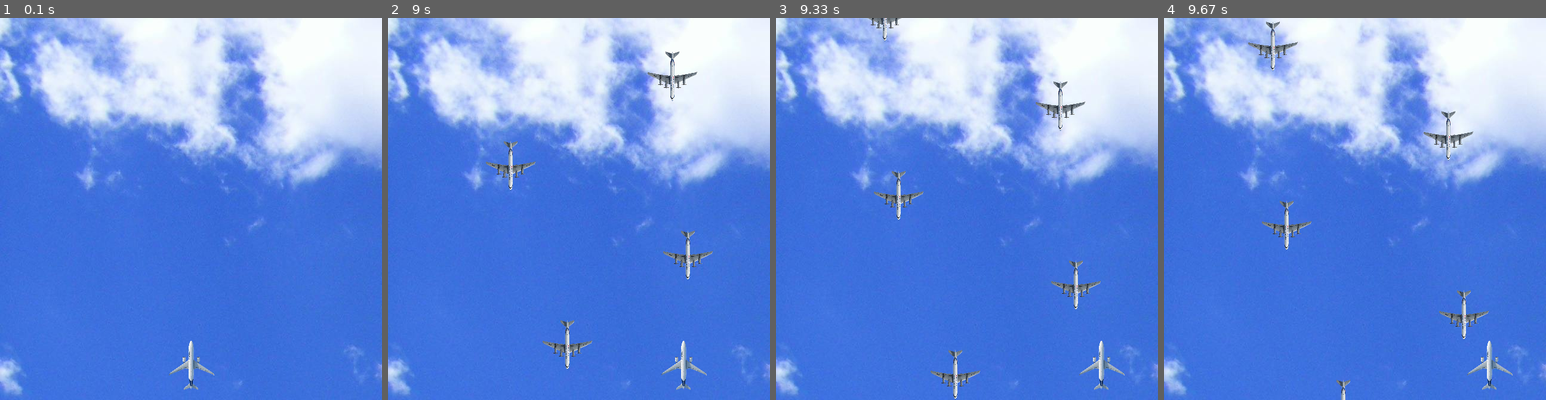
Above: before the commit, frames 1-4 (left to right).
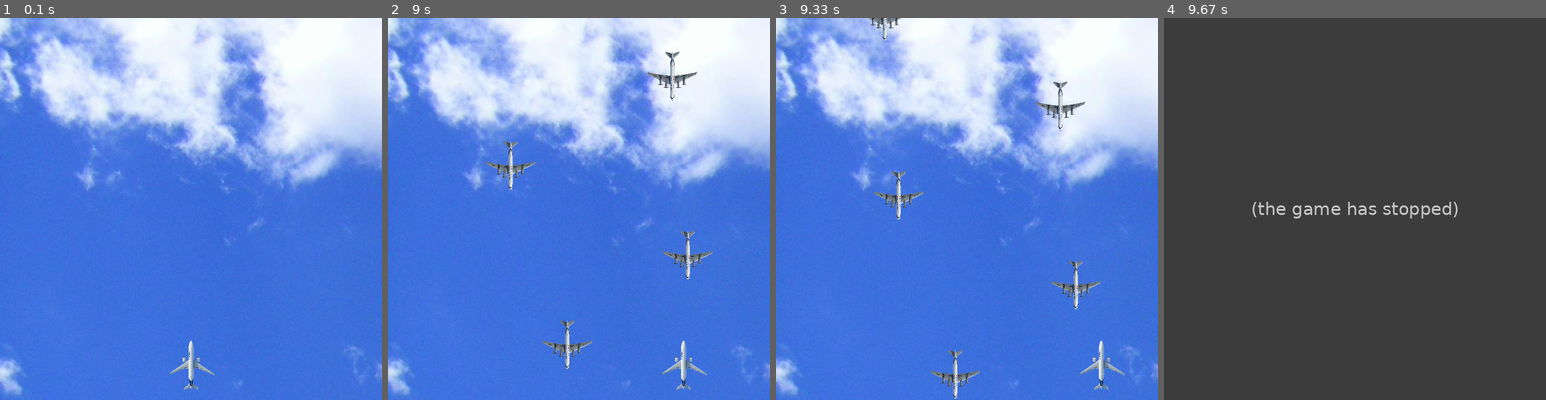
Above: after the commit, the same moments.

Repository: Turkeydoodle/Python
Game: pygame game, started from Dodge/dodge.py
Same seed, same stepped clock (60 frames per second), same inputs: the game is played once before the commit and once after it.
Inputs:
- Up to frame 1 (0.1 s): no input
- Up to frame 2 (9 s): hold Right 0.33-0.8 s; hold Right 0.83-1.3 s; hold Left 1.33-1.87 s; hold Left 1.9-2.3 s; hold Right 2.33-2.97 s; hold Left 3-3.47 s; hold Right 3.5-3.97 s; hold Right 4-4.47 s; hold Left 5.07-5.47 s; hold Right 5.5-6.13 s; hold Left 6.17-6.63 s; hold Right 6.67-7.13 s; hold Right 7.17-7.63 s; hold Left 7.67-8.2 s; hold Left 8.23-8.63 s; hold Right from 8.67 s (still down)
- Up to frame 3 (9.33 s): release Right at 9.3 s
- Up to frame 4 (9.67 s): no input

Frames 1-3 are identical in both runs. In frame 4, 100% of the frame differs, in the area x 0-100%, y 0-100%.
After the commit the program exited at 9.53 s; later frames show no game.

Commit message:
A final update to the simple pygame. Hope you enjoiy countless hours of enjoyment!

Diff:
--- a/Dodge/dodge.py
+++ b/Dodge/dodge.py
@@ -29,9 +29,16 @@
 imgPlayer = pygame.image.load("Python/Dodge/content/images/41822.jpg").convert_alpha()
 imgPlayer = pygame.transform.scale(imgPlayer, (100, 100))
 imgSky = pygame.image.load("Python/Dodge/content/images/pexels-pixabay-53594.jpg").convert()
+player_rect = imgPlayer.get_rect()
+player_rect.topleft = (pposx, pposy)
 fps = 30
 enemy_spawn_timer = 0
 done = False
+def collision():
+    global done
+    for i, enemy in enumerate(enemies):
+        if player_rect.colliderect(enemy.rect):
+            done = True
 while done == False:
     window.fill(bgcolor)
     window.blit(imgSky, (0, 0))
@@ -53,5 +60,7 @@
     for event in pygame.event.get():
         if event.type == QUIT:
             done = True
+    collision()
+    player_rect.topleft = (pposx, pposy)
     pygame.display.update()
     timer.tick(fps)
